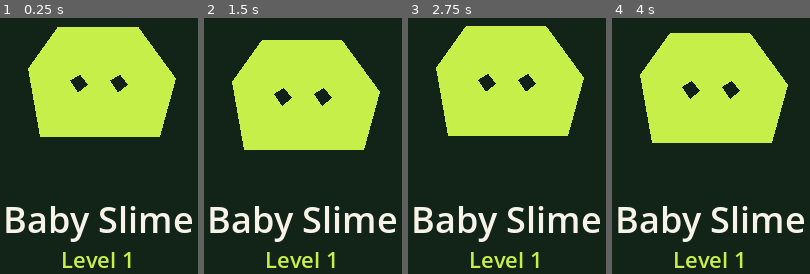
Above: before the commit, frames 1-4 (left to right).
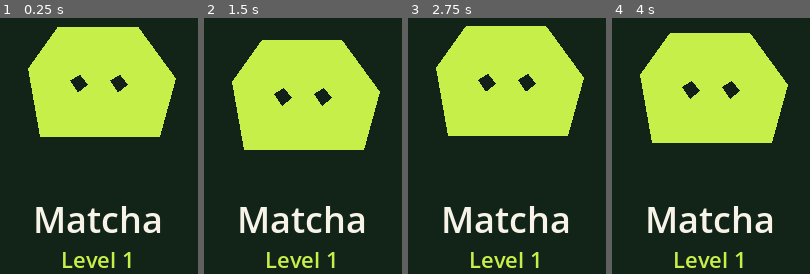
Above: after the commit, the same moments.

Repository: lostbitxxx/aurafarm
Game: Godot game, scene res://scenes/web_pet.tscn
The game is run twice, just before and just after one commit, with the same random seed, the same clock (stepped at 60 frames per second) and the same inputs.
Inputs:
- Up to frame 1 (0.25 s): no input
- Up to frame 2 (1.5 s): no input
- Up to frame 3 (2.75 s): no input
- Up to frame 4 (4 s): no input

The runs differ from the first frame. In frame 1, 5.2% of the frame differs, in the area x 3-97%, y 73-88%; in frame 2, 5.2%; in frame 3, 5.2%; in frame 4, 5.2%.

Commit message:
feat(pets): rename default labels to Matcha, Taro, and Coffee
Align catalog and onboarding copy with the pets' default looks; keep pet_type ids unchanged.

Diff:
--- a/godot/scenes/web_pet.gd
+++ b/godot/scenes/web_pet.gd
@@ -39,6 +39,13 @@
 	return value.replace("+", " ").uri_decode()
 
 func _pretty(pet: String) -> String:
+	match pet:
+		"baby_slime":
+			return "Matcha"
+		"lantern_moth":
+			return "Taro"
+		"river_newt":
+			return "Coffee"
 	var words: PackedStringArray = []
 	for piece in pet.split("_", false):
 		if piece.is_empty():
--- a/godot/scenes/web_pet.tscn
+++ b/godot/scenes/web_pet.tscn
@@ -32,7 +32,7 @@
 offset_bottom = 300.0
 theme_override_colors/font_color = Color(0.968627, 0.952941, 0.909804, 1)
 theme_override_font_sizes/font_size = 36
-text = "Baby Slime"
+text = "Matcha"
 horizontal_alignment = 1
 
 [node name="LevelLabel" type="Label" parent="."]
Not shown, changed: lib/pets.ts
Not shown, changed: tests/pets.test.ts
